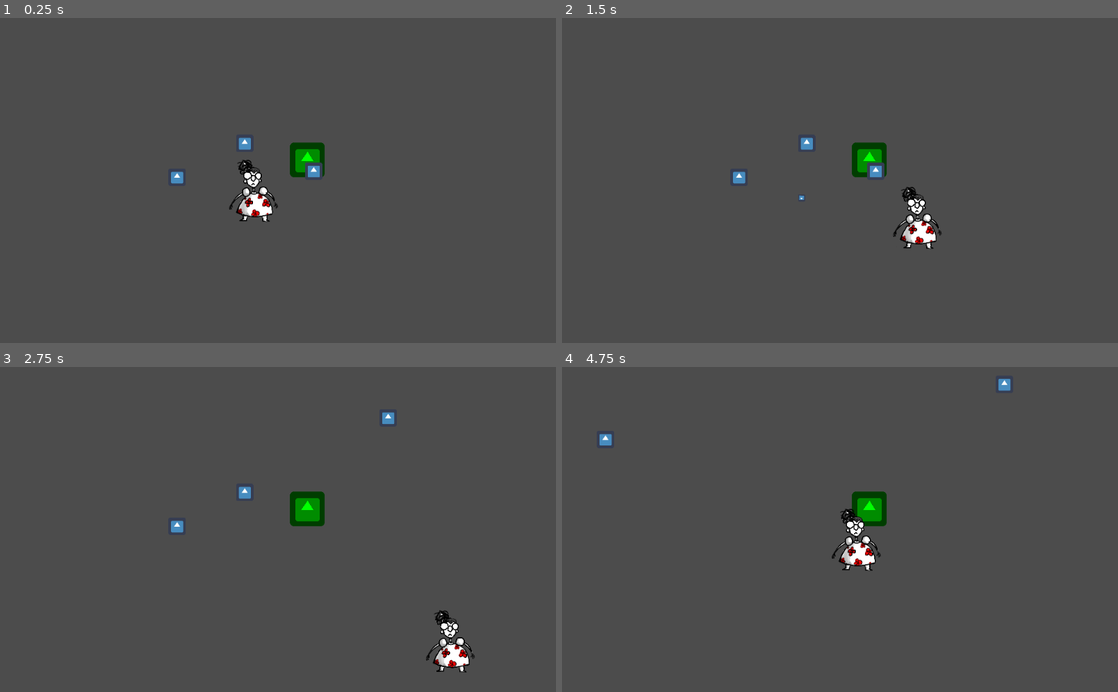
Above: before the commit, frames 1-4 (two rows, left to right).
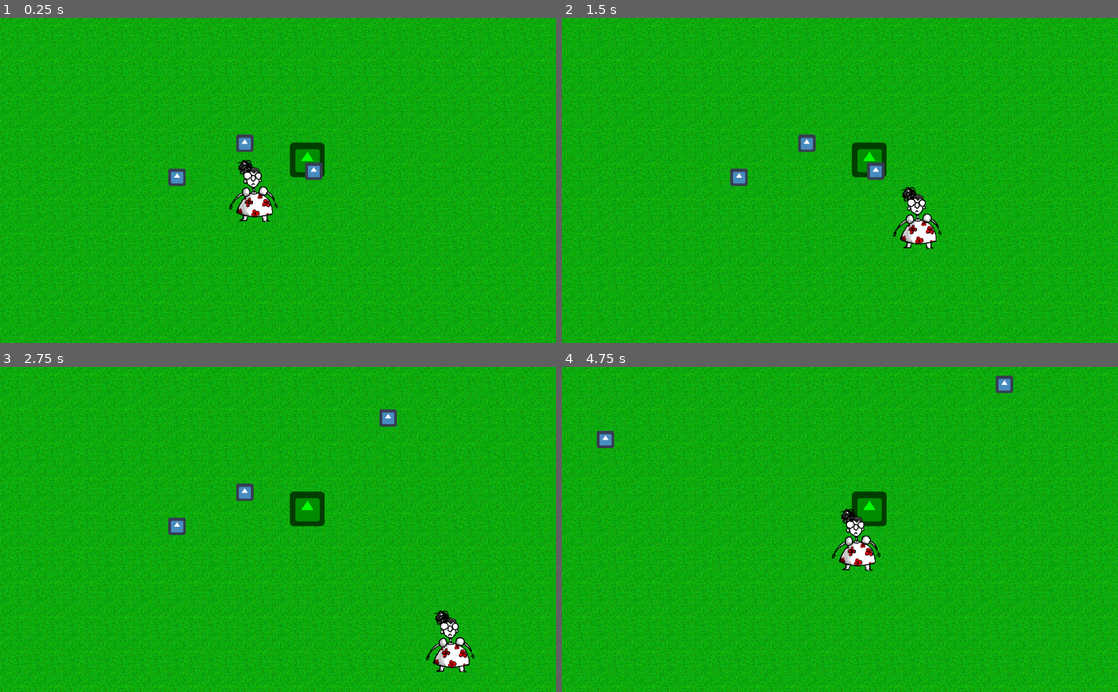
Above: after the commit, the same moments.

Repository: HedgeLizards/GGJ22
Game: Godot game, scene res://scenes/Main.tscn
Same seed, same stepped clock (60 frames per second), same inputs: the game is played once before the commit and once after it. The engine's default icon, where the game draws it, is replaced by a stand-in: a white triangle on a blue panel in a dark square.
Inputs (mouse positions are in pixels of both pictures, inside the frame that each line leads up to):
- Up to frame 1 (0.25 s): no input
- Up to frame 2 (1.5 s): tap Enter at 0.5 s; move the mouse to (867, 161) at 0.52 s; press the mouse at (867, 161) at 0.53 s; hold D (right) 0.53-1.28 s; move the mouse to (728, 196) at 1.27 s; release the mouse at (728, 196) at 1.28 s; hold S (down) from 1.28 s (still down); click (728, 196) at 1.35 s
- Up to frame 3 (2.75 s): move the mouse to (333, 458) at 2.02 s; release S (down) at 2.03 s; press the mouse at (333, 458) at 2.03 s; hold D (right) from 2.03 s (still down)
- Up to frame 4 (4.75 s): move the mouse to (812, 594) at 2.77 s; release D (right) at 2.78 s; release the mouse at (812, 594) at 2.78 s; hold W (up) 2.78-3.53 s; click (812, 594) at 2.85 s; move the mouse to (1006, 578) at 3.52 s; press the mouse at (1006, 578) at 3.53 s; hold A (left) from 3.53 s (still down); move the mouse to (673, 480) at 4.27 s; release the mouse at (673, 480) at 4.28 s; click (673, 480) at 4.35 s

The runs differ from the first frame. In frame 1, 98% of the frame differs, in the area x 0-100%, y 0-100%; in frame 2, 98%; in frame 3, 98%; in frame 4, 98%.

Commit message:
day and night

Diff:
--- a/scenes/Main.tscn
+++ b/scenes/Main.tscn
@@ -6,9 +6,41 @@
 [ext_resource path="res://scenes/Obstacle.tscn" type="PackedScene" id=4]
 [ext_resource path="res://scripts/Main.gd" type="Script" id=5]
 [ext_resource path="res://scenes/Plant.tscn" type="PackedScene" id=6]
+[ext_resource path="res://scripts/DayNight.gd" type="Script" id=7]
+[ext_resource path="res://assets/day_background.png" type="Texture" id=8]
+[ext_resource path="res://assets/night_background.png" type="Texture" id=9]
+[ext_resource path="res://scripts/Environment.gd" type="Script" id=10]
 
 [node name="Main" type="Node"]
 script = ExtResource( 5 )
+
+[node name="Environment" type="Node2D" parent="."]
+script = ExtResource( 10 )
+
+[node name="Day" type="Node2D" parent="Environment"]
+
+[node name="TextureRect" type="TextureRect" parent="Environment/Day"]
+margin_right = 2000.0
+margin_bottom = 2000.0
+texture = ExtResource( 8 )
+expand = true
+stretch_mode = 2
+__meta__ = {
+"_edit_use_anchors_": false
+}
+
+[node name="Night" type="Node2D" parent="Environment"]
+visible = false
+
+[node name="TextureRect" type="TextureRect" parent="Environment/Night"]
+margin_right = 2000.0
+margin_bottom = 2000.0
+texture = ExtResource( 9 )
+expand = true
+stretch_mode = 2
+__meta__ = {
+"_edit_use_anchors_": false
+}
 
 [node name="Plant" parent="." instance=ExtResource( 6 )]
 position = Vector2( 566, 262 )
@@ -53,5 +85,21 @@
 position = Vector2( 681, 982 )
 scale = Vector2( 70, 1 )
 
+[node name="DayNight" type="Node" parent="."]
+script = ExtResource( 7 )
+
+[node name="DayEnd" type="Timer" parent="DayNight"]
+wait_time = 5.0
+one_shot = true
+autostart = true
+
+[node name="NightEnd" type="Timer" parent="DayNight"]
+wait_time = 5.0
+one_shot = true
+
 [connection signal="tween_completed" from="Tooltip/Tween" to="Tooltip" method="_on_Tween_tween_completed"]
 [connection signal="tween_step" from="Tooltip/Tween" to="Tooltip" method="_on_Tween_tween_step"]
+[connection signal="timeout" from="DayNight/DayEnd" to="Environment" method="_on_DayEnd_timeout"]
+[connection signal="timeout" from="DayNight/DayEnd" to="DayNight" method="_on_DayEnd_timeout"]
+[connection signal="timeout" from="DayNight/NightEnd" to="Environment" method="_on_NightEnd_timeout"]
+[connection signal="timeout" from="DayNight/NightEnd" to="DayNight" method="_on_NightEnd_timeout"]
--- /dev/null
+++ b/scripts/DayNight.gd
@@ -0,0 +1,35 @@
+extends Node
+
+
+
+var time = 0
+
+var day = true
+
+
+# Called when the node enters the scene tree for the first time.
+func _ready():
+	pass # Replace with function body.
+
+
+func _process(delta):
+	time += delta
+
+
+
+func is_day():
+	return day
+
+func is_night():
+	return not is_day()
+
+
+
+func _on_DayEnd_timeout():
+	day = false
+	$NightEnd.start()
+
+
+func _on_NightEnd_timeout():
+	day = true
+	$DayEnd.start()
--- /dev/null
+++ b/scripts/Environment.gd
@@ -0,0 +1,23 @@
+extends Node2D
+
+
+# Declare member variables here. Examples:
+# var a = 2
+# var b = "text"
+
+
+# Called when the node enters the scene tree for the first time.
+func _ready():
+	pass # Replace with function body.
+
+
+
+
+func _on_DayEnd_timeout():
+	$Day.visible = false
+	$Night.visible = true
+
+
+func _on_NightEnd_timeout():
+	$Day.visible = true
+	$Night.visible = false
--- a/scripts/Player.gd
+++ b/scripts/Player.gd
@@ -13,7 +13,7 @@
 
 
 func _input(event):
-	if event.is_action_pressed("shoot"):
+	if event.is_action_pressed("shoot") and get_node("/root/Main/DayNight").is_night():
 		shoot()
 
 
Binary file added: assets/day_background.png
Not shown, added: assets/day_background.png.import
Binary file added: assets/night_background.png
Not shown, added: assets/night_background.png.import
Not shown: 1 places in scenes/Main.tscn that only renumber resources
